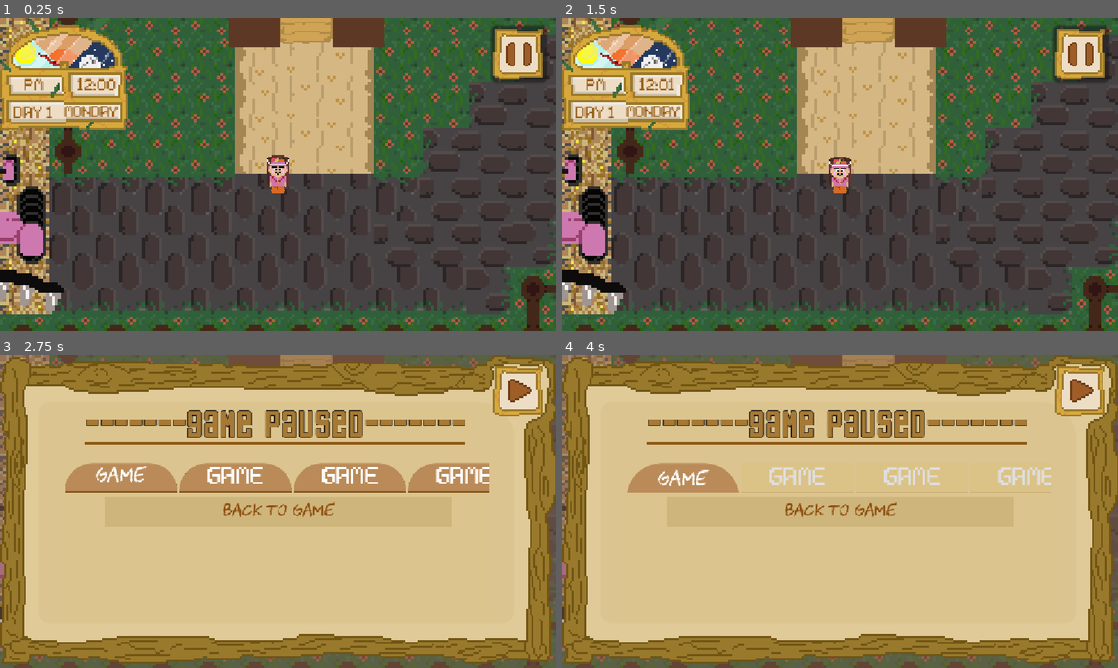
Above: before the commit, frames 1-4 (two rows, left to right).
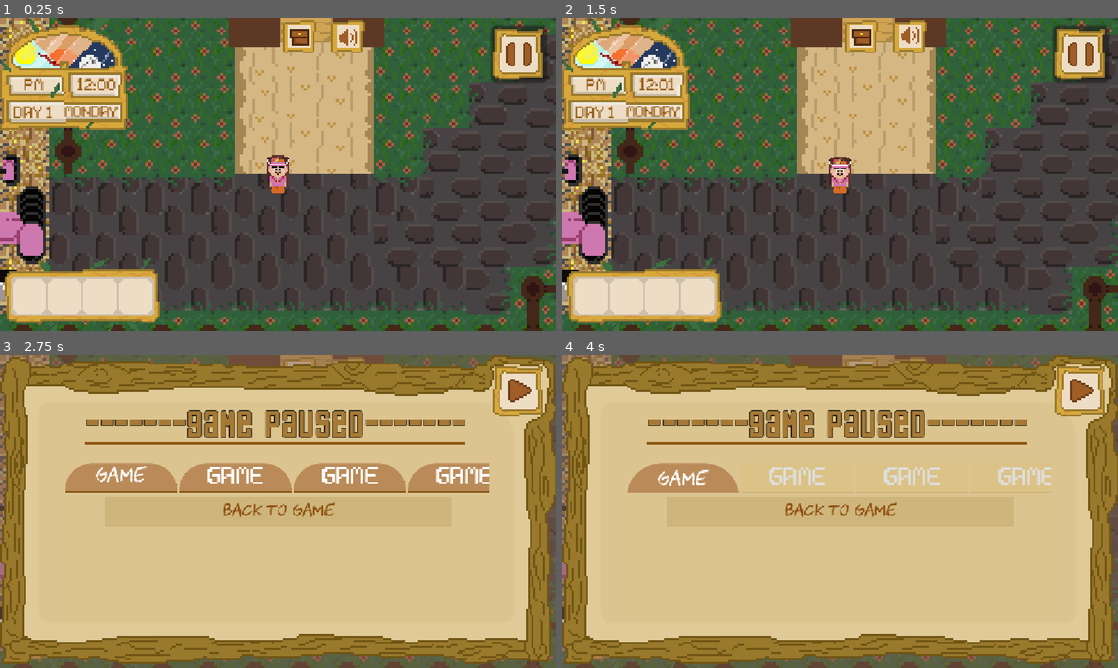
Above: after the commit, the same moments.

Repository: savageAryan/MOCONDO-FRUIT-BASH
Game: Godot game, scene res://scenes/world.tscn
Two runs of this game, one before a commit and one after it. Both use one fixed random seed, a clock stepped at 60 frames per second and the inputs below. The engine's default icon, where the game draws it, is replaced by a stand-in: a white triangle on a blue panel in a dark square.
Inputs (mouse positions are in pixels of both pictures, inside the frame that each line leads up to):
- Up to frame 1 (0.25 s): no input
- Up to frame 2 (1.5 s): click (862, 36) at 0.52 s; click (912, 36) at 1.27 s
- Up to frame 3 (2.75 s): click (517, 389) at 2 s
- Up to frame 4 (4 s): click "BACK TO GAME" at 2.75 s; click "GAME" at 3.5 s

The runs differ from the first frame. In frame 1, 5.8% of the frame differs, in the area x 0-66%, y 0-100%; in frame 2, 5.8%; in frame 3, 0.2%; in frame 4, 0.2%.

Commit message:
added assets and resources for inventory, added a array system for inventory items(following a yt tutorial)

Diff:
--- /dev/null
+++ b/inventory/inventory.gd
@@ -0,0 +1,3 @@
+extends Resource
+class_name  Inventory
+@export var items: Array [InventoryItem]
--- /dev/null
+++ b/inventory/inventory_item.gd
@@ -0,0 +1,4 @@
+extends Resource
+class_name InventoryItem
+@export var name: String = ""
+@export var texture: Texture2D
--- /dev/null
+++ b/inventory/item/apple.tres
@@ -0,0 +1,10 @@
+[gd_resource type="Resource" script_class="InventoryItem" format=3 uid="uid://biotghfn678ff"]
+
+[ext_resource type="Script" uid="uid://bm0nfyj7wmstx" path="res://inventory/inventory_item.gd" id="1_c4dfu"]
+[ext_resource type="Texture2D" uid="uid://834k53yj2kfk" path="res://assets/button.png" id="2_l35ix"]
+
+[resource]
+script = ExtResource("1_c4dfu")
+name = "Apple"
+texture = ExtResource("2_l35ix")
+metadata/_custom_type_script = "uid://bm0nfyj7wmstx"
--- /dev/null
+++ b/inventory/item/banana.tres
@@ -0,0 +1,10 @@
+[gd_resource type="Resource" script_class="InventoryItem" format=3 uid="uid://n31w85oglpoy"]
+
+[ext_resource type="Script" uid="uid://bm0nfyj7wmstx" path="res://inventory/inventory_item.gd" id="1_rco8t"]
+[ext_resource type="Texture2D" uid="uid://yxbuduk8c0g5" path="res://icon.svg" id="2_7h1ou"]
+
+[resource]
+script = ExtResource("1_rco8t")
+name = "banana"
+texture = ExtResource("2_7h1ou")
+metadata/_custom_type_script = "uid://bm0nfyj7wmstx"
--- /dev/null
+++ b/inventory/player_inventory.tres
@@ -0,0 +1,11 @@
+[gd_resource type="Resource" script_class="Inventory" format=3 uid="uid://byvrcjyrtta2p"]
+
+[ext_resource type="Script" uid="uid://bm0nfyj7wmstx" path="res://inventory/inventory_item.gd" id="1_f5sxi"]
+[ext_resource type="Resource" uid="uid://biotghfn678ff" path="res://inventory/item/apple.tres" id="2_668id"]
+[ext_resource type="Resource" uid="uid://n31w85oglpoy" path="res://inventory/item/banana.tres" id="3_0offv"]
+[ext_resource type="Script" uid="uid://der0u4ayurjwc" path="res://inventory/inventory.gd" id="4_ec8hw"]
+
+[resource]
+script = ExtResource("4_ec8hw")
+items = Array[ExtResource("1_f5sxi")]([ExtResource("2_668id"), ExtResource("3_0offv")])
+metadata/_custom_type_script = "uid://der0u4ayurjwc"
--- /dev/null
+++ b/scenes/invenrory.tscn
@@ -0,0 +1,76 @@
+[gd_scene format=3 uid="uid://dlx0ecx65mm64"]
+
+[ext_resource type="Script" uid="uid://xqqrahry8uoi" path="res://scripts/invenrory.gd" id="1_gjr0y"]
+[ext_resource type="Texture2D" uid="uid://dtg4oj80aaggd" path="res://assets/inventory.png" id="1_px0oa"]
+[ext_resource type="Texture2D" uid="uid://c12brtokrm2bg" path="res://assets/fruitholder ui.png" id="3_27hiw"]
+[ext_resource type="PackedScene" uid="uid://dh8dvwsrbygtf" path="res://scenes/slot.tscn" id="3_ovfi1"]
+
+[sub_resource type="Animation" id="Animation_oyyiu"]
+length = 0.001
+
+[sub_resource type="Animation" id="Animation_ovfi1"]
+resource_name = "new_animation"
+length = 0.435
+
+[sub_resource type="Animation" id="Animation_27hiw"]
+resource_name = "new_animation_2"
+length = 0.45
+
+[sub_resource type="AnimationLibrary" id="AnimationLibrary_27hiw"]
+_data = {
+&"RESET": SubResource("Animation_oyyiu"),
+&"new_animation": SubResource("Animation_ovfi1"),
+&"new_animation_2": SubResource("Animation_27hiw")
+}
+
+[node name="invenrory" type="Control" unique_id=1545268138]
+process_mode = 3
+layout_mode = 3
+anchors_preset = 15
+anchor_right = 1.0
+anchor_bottom = 1.0
+grow_horizontal = 2
+grow_vertical = 2
+mouse_filter = 2
+script = ExtResource("1_gjr0y")
+
+[node name="TextureRect" type="TextureRect" parent="." unique_id=1692891955]
+layout_mode = 1
+anchors_preset = 8
+anchor_left = 0.5
+anchor_top = 0.5
+anchor_right = 0.5
+anchor_bottom = 0.5
+offset_left = -482.0
+offset_top = -253.0
+offset_right = 345.6786
+offset_bottom = 197.0
+grow_horizontal = 2
+grow_vertical = 2
+texture = ExtResource("1_px0oa")
+
+[node name="GridContainer" type="GridContainer" parent="TextureRect" unique_id=1277699510]
+layout_mode = 0
+offset_left = 72.0
+offset_top = 56.0
+offset_right = 505.0
+offset_bottom = 403.0
+theme_override_constants/h_separation = 11
+theme_override_constants/v_separation = 12
+columns = 5
+
+[node name="slot" parent="TextureRect/GridContainer" unique_id=1833126777 instance=ExtResource("3_ovfi1")]
+layout_mode = 2
+
+[node name="AnimationPlayer" type="AnimationPlayer" parent="." unique_id=1867007860]
+libraries/ = SubResource("AnimationLibrary_27hiw")
+
+[node name="hotbar" type="TextureRect" parent="." unique_id=1259292278]
+layout_mode = 0
+offset_left = 331.0
+offset_top = 496.0
+offset_right = 372.0
+offset_bottom = 576.0
+rotation = 1.5707964
+scale = Vector2(4, 4)
+texture = ExtResource("3_27hiw")
--- a/scenes/player.tscn
+++ b/scenes/player.tscn
@@ -1,6 +1,7 @@
 [gd_scene format=3 uid="uid://bkxxnoykda6k"]
 
 [ext_resource type="Script" uid="uid://bamhwjydcdehq" path="res://scripts/player.gd" id="1_g2els"]
+[ext_resource type="Resource" uid="uid://byvrcjyrtta2p" path="res://inventory/player_inventory.tres" id="2_d2wvv"]
 [ext_resource type="Texture2D" uid="uid://d1ye02im0fcbr" path="res://assets/player sprites/idel.png" id="2_g2els"]
 [ext_resource type="Texture2D" uid="uid://xj5g4nmj0exu" path="res://assets/player sprites/empty idl.png" id="2_qhqgy"]
 [ext_resource type="Texture2D" uid="uid://ceebbxoi3l1u1" path="res://assets/player sprites/idel side n back.png" id="2_smehm"]
@@ -382,6 +383,7 @@
 
 [node name="player" type="CharacterBody2D" unique_id=756428043]
 script = ExtResource("1_g2els")
+inventory = ExtResource("2_d2wvv")
 
 [node name="CollisionShape2D" type="CollisionShape2D" parent="." unique_id=1852352655]
 shape = SubResource("CircleShape2D_dqkch")
--- /dev/null
+++ b/scenes/slot.tscn
@@ -0,0 +1,20 @@
+[gd_scene format=3 uid="uid://dh8dvwsrbygtf"]
+
+[ext_resource type="Script" uid="uid://w0dutah6ambo" path="res://scripts/slot.gd" id="1_4v6ba"]
+
+[node name="slot" type="Panel" unique_id=1833126777]
+custom_minimum_size = Vector2(77.25, 76.7)
+script = ExtResource("1_4v6ba")
+
+[node name="background" type="Sprite2D" parent="." unique_id=260248733]
+
+[node name="CenterContainer" type="CenterContainer" parent="." unique_id=1260458337]
+custom_minimum_size = Vector2(76, 77)
+layout_mode = 0
+offset_right = 77.0
+offset_bottom = 77.0
+
+[node name="Panel" type="Panel" parent="CenterContainer" unique_id=11045892]
+layout_mode = 2
+
+[node name="items" type="Sprite2D" parent="CenterContainer/Panel" unique_id=1682156402]
--- a/scenes/ui.tscn
+++ b/scenes/ui.tscn
@@ -1,158 +1,16 @@
 [gd_scene format=3 uid="uid://by3gybddd6b25"]
 
 [ext_resource type="Script" uid="uid://cdtjat2xcrlp1" path="res://scripts/ui.gd" id="1_wm3ai"]
-[ext_resource type="Texture2D" uid="uid://c12brtokrm2bg" path="res://assets/fruitholder ui.png" id="2_8dubc"]
-[ext_resource type="Texture2D" uid="uid://6qc0mm2o75cl" path="res://assets/mangoo.png" id="3_p7vwb"]
 [ext_resource type="Texture2D" uid="uid://c286fqrri7kko" path="res://assets/time ui display.png" id="5_cgfq5"]
 [ext_resource type="Texture2D" uid="uid://dqk0g2diw3ep3" path="res://assets/timearrow.png" id="6_p7vwb"]
 [ext_resource type="FontFile" uid="uid://1wp8whuqfa5o" path="res://assets/LowresPixel-Regular.otf" id="7_ktti3"]
 [ext_resource type="Texture2D" uid="uid://gpkpbg755wjp" path="res://assets/pause button1.png" id="8_cgfq5"]
 [ext_resource type="PackedScene" uid="uid://ctkav8msxb7p2" path="res://scenes/pausemenu.tscn" id="9_cgfq5"]
 [ext_resource type="Texture2D" uid="uid://bskppeou8fsm0" path="res://assets/pause button3.png" id="9_vdcm2"]
-
-[sub_resource type="AtlasTexture" id="AtlasTexture_hhpqf"]
-atlas = ExtResource("3_p7vwb")
-region = Rect2(0, 64, 16, 32)
-
-[sub_resource type="AtlasTexture" id="AtlasTexture_g5jhy"]
-atlas = ExtResource("3_p7vwb")
-region = Rect2(144, 64, 16, 32)
-
-[sub_resource type="AtlasTexture" id="AtlasTexture_holxr"]
-atlas = ExtResource("3_p7vwb")
-region = Rect2(288, 64, 16, 32)
-
-[sub_resource type="AtlasTexture" id="AtlasTexture_mx1m4"]
-atlas = ExtResource("3_p7vwb")
-region = Rect2(432, 64, 16, 32)
-
-[sub_resource type="SpriteFrames" id="SpriteFrames_4gjji"]
-animations = [{
-"frames": [{
-"duration": 1.0,
-"texture": SubResource("AtlasTexture_hhpqf")
-}, {
-"duration": 1.0,
-"texture": SubResource("AtlasTexture_g5jhy")
-}, {
-"duration": 1.0,
-"texture": SubResource("AtlasTexture_holxr")
-}, {
-"duration": 1.0,
-"texture": SubResource("AtlasTexture_mx1m4")
-}],
-"loop": true,
-"name": &"default",
-"speed": 5.0
-}]
-
-[sub_resource type="AtlasTexture" id="AtlasTexture_u2ulf"]
-atlas = ExtResource("3_p7vwb")
-region = Rect2(16, 64, 16, 32)
-
-[sub_resource type="AtlasTexture" id="AtlasTexture_6e8lb"]
-atlas = ExtResource("3_p7vwb")
-region = Rect2(160, 64, 16, 32)
-
-[sub_resource type="AtlasTexture" id="AtlasTexture_2gdjj"]
-atlas = ExtResource("3_p7vwb")
-region = Rect2(304, 64, 16, 32)
-
-[sub_resource type="AtlasTexture" id="AtlasTexture_sc3ue"]
-atlas = ExtResource("3_p7vwb")
-region = Rect2(448, 64, 16, 32)
-
-[sub_resource type="SpriteFrames" id="SpriteFrames_lxlsd"]
-animations = [{
-"frames": [{
-"duration": 1.0,
-"texture": SubResource("AtlasTexture_u2ulf")
-}, {
-"duration": 1.0,
-"texture": SubResource("AtlasTexture_6e8lb")
-}, {
-"duration": 1.0,
-"texture": SubResource("AtlasTexture_2gdjj")
-}, {
-"duration": 1.0,
-"texture": SubResource("AtlasTexture_sc3ue")
-}],
-"loop": true,
-"name": &"default",
-"speed": 5.0
-}]
-
-[sub_resource type="AtlasTexture" id="AtlasTexture_ha2mi"]
-atlas = ExtResource("3_p7vwb")
-region = Rect2(32, 64, 16, 32)
-
-[sub_resource type="AtlasTexture" id="AtlasTexture_apa73"]
-atlas = ExtResource("3_p7vwb")
-region = Rect2(176, 64, 16, 32)
-
-[sub_resource type="AtlasTexture" id="AtlasTexture_74r1k"]
-atlas = ExtResource("3_p7vwb")
-region = Rect2(320, 64, 16, 32)
-
-[sub_resource type="AtlasTexture" id="AtlasTexture_8svfe"]
-atlas = ExtResource("3_p7vwb")
-region = Rect2(464, 64, 16, 32)
-
-[sub_resource type="SpriteFrames" id="SpriteFrames_2a3c5"]
-animations = [{
-"frames": [{
-"duration": 1.0,
-"texture": SubResource("AtlasTexture_ha2mi")
-}, {
-"duration": 1.0,
-"texture": SubResource("AtlasTexture_apa73")
-}, {
-"duration": 1.0,
-"texture": SubResource("AtlasTexture_74r1k")
-}, {
-"duration": 1.0,
-"texture": SubResource("AtlasTexture_8svfe")
-}],
-"loop": true,
-"name": &"default",
-"speed": 5.0
-}]
-
-[sub_resource type="AtlasTexture" id="AtlasTexture_42b1b"]
-atlas = ExtResource("3_p7vwb")
-region = Rect2(48, 64, 16, 32)
-
-[sub_resource type="AtlasTexture" id="AtlasTexture_h7ic4"]
-atlas = ExtResource("3_p7vwb")
-region = Rect2(192, 64, 16, 32)
-
-[sub_resource type="AtlasTexture" id="AtlasTexture_au7lq"]
-atlas = ExtResource("3_p7vwb")
-region = Rect2(336, 64, 16, 32)
-
-[sub_resource type="AtlasTexture" id="AtlasTexture_nubpm"]
-atlas = ExtResource("3_p7vwb")
-region = Rect2(480, 64, 16, 32)
-
-[sub_resource type="SpriteFrames" id="SpriteFrames_ua5cf"]
-animations = [{
-"frames": [{
-"duration": 1.0,
-"texture": SubResource("AtlasTexture_42b1b")
-}, {
-"duration": 1.0,
-"texture": SubResource("AtlasTexture_h7ic4")
-}, {
-"duration": 1.0,
-"texture": SubResource("AtlasTexture_au7lq")
-}, {
-"duration": 1.0,
-"texture": SubResource("AtlasTexture_nubpm")
-}],
-"loop": true,
-"name": &"default",
-"speed": 5.0
-}]
+[ext_resource type="Texture2D" uid="uid://6rftbj4lnd44" path="res://assets/inventoryicon.png" id="10_vsj0x"]
+[ext_resource type="Texture2D" uid="uid://dsvaur8vktfu2" path="res://assets/audioicon1.png" id="11_qsv74"]
+[ext_resource type="Texture2D" uid="uid://buoxojah1bm5i" path="res://assets/audioicon3.png" id="12_h1mc3"]
+[ext_resource type="Texture2D" uid="uid://bvyvnnkkmeb4f" path="res://assets/audioicon2.png" id="13_cof4p"]
 
 [sub_resource type="AtlasTexture" id="AtlasTexture_cgfq5"]
 atlas = ExtResource("6_p7vwb")
@@ -244,97 +102,6 @@
 grow_vertical = 2
 scale = Vector2(3.855, 3.855)
 script = ExtResource("1_wm3ai")
-
-[node name="inventory" type="Sprite2D" parent="." unique_id=95776935]
-visible = false
-modulate = Color(1, 1, 1, 0.9875411)
-position = Vector2(192.2179, 72.37354)
-scale = Vector2(0.90208286, 0.90208286)
-texture = ExtResource("2_8dubc")
-
-[node name="AnimatedSprite2D" type="AnimatedSprite2D" parent="inventory" unique_id=484526117]
-position = Vector2(-11.294115, -37.647064)
-scale = Vector2(1.0541178, 1.0541178)
-sprite_frames = SubResource("SpriteFrames_4gjji")
-autoplay = "default"
-frame_progress = 0.96209025
-
-[node name="mangolabel" type="Label" parent="inventory/AnimatedSprite2D" unique_id=636388916]
-offset_left = -3.5714278
-offset_top = 7.142862
-offset_right = 9.428572
-offset_bottom = 41.14286
-scale = Vector2(0.5, 0.5)
-theme_override_colors/font_color = Color(0, 0, 0, 1)
-theme_override_colors/font_outline_color = Color(0, 0, 0, 1)
-theme_override_constants/outline_size = 1
-theme_override_fonts/font = ExtResource("7_ktti3")
-theme_override_font_sizes/font_size = 18
-text = "0"
-metadata/_edit_use_anchors_ = true
-
-[node name="AnimatedSprite2D2" type="AnimatedSprite2D" parent="inventory" unique_id=1030041997]
-position = Vector2(-12.549017, -18.82353)
-scale = Vector2(1.0541178, 1.0541178)
-sprite_frames = SubResource("SpriteFrames_lxlsd")
-autoplay = "default"
-frame_progress = 0.5851802
-
-[node name="applelabel" type="Label" parent="inventory/AnimatedSprite2D2" unique_id=1294495080]
-offset_left = -2.3809524
-offset_top = 7.1428566
-offset_right = 10.619047
-offset_bottom = 41.142857
-scale = Vector2(0.5, 0.5)
-theme_override_colors/font_color = Color(0, 0, 0, 1)
-theme_override_colors/font_outline_color = Color(0, 0, 0, 1)
-theme_override_constants/outline_size = 1
-theme_override_fonts/font = ExtResource("7_ktti3")
-theme_override_font_sizes/font_size = 18
-text = "0"
-metadata/_edit_use_anchors_ = true
-
-[node name="AnimatedSprite2D3" type="AnimatedSprite2D" parent="inventory" unique_id=473310832]
-position = Vector2(-12.549017, 2.6226044e-06)
-scale = Vector2(1.0541178, 1.0541178)
-sprite_frames = SubResource("SpriteFrames_2a3c5")
-autoplay = "default"
-frame_progress = 0.29692137
-
-[node name="strawberrylabel" type="Label" parent="inventory/AnimatedSprite2D3" unique_id=2003613224]
-offset_left = -2.380952
-offset_top = 5.95238
-offset_right = 10.619048
-offset_bottom = 39.95238
-scale = Vector2(0.5, 0.5)
-theme_override_colors/font_color = Color(0, 0, 0, 1)
-theme_override_colors/font_outline_color = Color(0, 0, 0, 1)
-theme_override_constants/outline_size = 1
-theme_override_fonts/font = ExtResource("7_ktti3")
-theme_override_font_sizes/font_size = 18
-text = "0"
-metadata/_edit_use_anchors_ = true
-
-[node name="AnimatedSprite2D4" type="AnimatedSprite2D" parent="inventory" unique_id=1003206746]
-position = Vector2(-12.900398, 18.923922)
-scale = Vector2(1.0541178, 1.0541178)
-sprite_frames = SubResource("SpriteFrames_ua5cf")
-autoplay = "default"
-frame_progress = 0.32964385
-
-[node name="bananalabel" type="Label" parent="inventory/AnimatedSprite2D4" unique_id=27303932]
-offset_left = -2.0476117
-offset_top = 5.8571453
-offset_right = 10.952389
-offset_bottom = 39.857147
-scale = Vector2(0.5, 0.5)
-theme_override_colors/font_color = Color(0, 0, 0, 1)
-theme_override_colors/font_outline_color = Color(0, 0, 0, 1)
-theme_override_constants/outline_size = 1
-theme_override_fonts/font = ExtResource("7_ktti3")
-theme_override_font_sizes/font_size = 18
-text = "0"
-metadata/_edit_use_anchors_ = true
 
 [node name="TimeUiDisplay" type="Sprite2D" parent="." unique_id=241765689]
 z_index = 5
@@ -428,4 +195,21 @@
 [node name="AnimationPlayer" type="AnimationPlayer" parent="." unique_id=1628164519]
 libraries/ = SubResource("AnimationLibrary_7dvkv")
 
+[node name="TextureButton" type="TextureButton" parent="." unique_id=1195730937]
+layout_mode = 1
+offset_left = 151.49156
+offset_right = 171.49156
+offset_bottom = 20.0
+texture_normal = ExtResource("10_vsj0x")
+
+[node name="TextureButton2" type="TextureButton" parent="." unique_id=612549394]
+layout_mode = 1
+offset_left = 177.1725
+offset_right = 197.1725
+offset_bottom = 20.0
+texture_normal = ExtResource("11_qsv74")
+texture_pressed = ExtResource("12_h1mc3")
+texture_hover = ExtResource("13_cof4p")
+
 [connection signal="pressed" from="pausebutton" to="." method="_on_pausebutton_pressed"]
+[connection signal="pressed" from="TextureButton" to="." method="_on_texture_button_pressed"]
--- a/scenes/world.tscn
+++ b/scenes/world.tscn
@@ -4,10 +4,12 @@
 [ext_resource type="PackedScene" uid="uid://bkxxnoykda6k" path="res://scenes/player.tscn" id="1_nnsk1"]
 [ext_resource type="Texture2D" uid="uid://d01o40rgtjc71" path="res://assets/land.png" id="1_rwgxs"]
 [ext_resource type="PackedScene" uid="uid://cjxsrfrcy4nbo" path="res://scenes/workshop.tscn" id="2_7t5mc"]
+[ext_resource type="Script" uid="uid://bs7sevies8s4f" path="res://scripts/canvas_layer.gd" id="2_pm21f"]
 [ext_resource type="Texture2D" uid="uid://t1esl6680muq" path="res://assets/lan1d.png" id="3_71j4m"]
 [ext_resource type="Texture2D" uid="uid://dqc0yki0jt0n6" path="res://assets/lan10d.png" id="4_4mrxx"]
 [ext_resource type="Texture2D" uid="uid://cpuiqt7e7qypk" path="res://assets/house.png" id="4_7r4gi"]
 [ext_resource type="Texture2D" uid="uid://c4i8urefrfc3c" path="res://assets/tractor.png" id="4_k0juu"]
+[ext_resource type="PackedScene" uid="uid://dlx0ecx65mm64" path="res://scenes/invenrory.tscn" id="4_lakw3"]
 [ext_resource type="Script" uid="uid://dm4nugvffg7ug" path="res://scripts/tractorarea.gd" id="5_qfnet"]
 [ext_resource type="FontFile" uid="uid://bbbwahii6uqin" path="res://assets/vladimir.ttf" id="6_i7141"]
 [ext_resource type="PackedScene" uid="uid://by3gybddd6b25" path="res://scenes/ui.tscn" id="7_o8fc1"]
@@ -192,6 +194,8 @@
 script = ExtResource("1_e3hyu")
 
 [node name="CanvasLayer" type="CanvasLayer" parent="." unique_id=93717343]
+process_mode = 3
+script = ExtResource("2_pm21f")
 
 [node name="workshop" parent="CanvasLayer" unique_id=1920764852 instance=ExtResource("2_7t5mc")]
 
@@ -201,6 +205,9 @@
 anchor_bottom = 0.0
 grow_horizontal = 1
 grow_vertical = 1
+
+[node name="invenrory" parent="CanvasLayer" unique_id=1545268138 instance=ExtResource("4_lakw3")]
+process_mode = 2
 
 [node name="TileMapLayer" type="TileMapLayer" parent="." unique_id=1263943274]
 position = Vector2(1, 0)
@@ -443,6 +450,8 @@
 scale = Vector2(0.51171875, 0.5117188)
 shape = SubResource("RectangleShape2D_dss4m")
 
+[connection signal="closed" from="CanvasLayer/invenrory" to="CanvasLayer" method="_on_invenrory_closed"]
+[connection signal="opened" from="CanvasLayer/invenrory" to="CanvasLayer" method="_on_invenrory_opened"]
 [connection signal="body_entered" from="tractorarea" to="tractorarea" method="_on_body_entered"]
 [connection signal="body_exited" from="tractorarea" to="tractorarea" method="_on_body_exited"]
 [connection signal="pressed" from="tractorarea/Button" to="tractorarea" method="_on_button_pressed"]
--- /dev/null
+++ b/scripts/canvas_layer.gd
@@ -0,0 +1,29 @@
+extends CanvasLayer
+@onready var invenrory: Control = $invenrory
+@onready var ui: Control = $ui
+
+func _input(event: InputEvent) -> void:
+	if Input.is_action_just_pressed("Inventory"):
+		if invenrory.isopen:
+			ui.visible = true
+			invenrory.close()
+		else:
+			invenrory.open()
+			ui.visible = false
+
+
+func _on_invenrory_closed() -> void:
+	get_tree().paused = false
+
+
+func _on_invenrory_opened() -> void:
+	get_tree().paused = true
+
+# Called when the node enters the scene tree for the first time.
+func _ready() -> void:
+	pass # Replace with function body.
+
+
+# Called every frame. 'delta' is the elapsed time since the previous frame.
+func _process(delta: float) -> void:
+	pass
--- /dev/null
+++ b/scripts/invenrory.gd
@@ -0,0 +1,32 @@
+extends Control
+var isopen: bool = false
+signal opened
+signal closed
+@onready var texture_rect: TextureRect = $TextureRect
+@onready var hotbar: TextureRect = $hotbar
+@onready var inventory: Inventory = preload("res://inventory/player_inventory.tres")
+@onready var animation_player: AnimationPlayer = $AnimationPlayer
+@onready var slots: Array = $TextureRect/GridContainer.get_children()
+
+func update():
+	for i in range(min(inventory.items.size(), slots.size())):
+		slots[i].update(inventory.items[i])
+func open():
+	texture_rect.visible = true
+	opened.emit()
+	isopen = true
+
+func close():
+	texture_rect.visible = false
+	closed.emit()
+
+
+	isopen = false
+# Called when the node enters the scene tree for the first time.
+func _ready() -> void:
+	texture_rect.visible = false
+	update()
+
+# Called every frame. 'delta' is the elapsed time since the previous frame.
+func _process(delta: float) -> void:
+	pass
--- a/scripts/player.gd
+++ b/scripts/player.gd
@@ -4,7 +4,7 @@
 const speed = 50
 #@onready var animated_sprite_2d: AnimatedSprite2D = $AnimatedSprite2D
 @onready var animated_sprite_2d: AnimatedSprite2D = $AnimatedSprite2D
-
+@export var inventory: Inventory
 func _ready() -> void:
 
 	if fruits <= 0 :
--- /dev/null
+++ b/scripts/slot.gd
@@ -0,0 +1,22 @@
+extends Panel
+@onready var backgroundsprite: Sprite2D = $background
+@onready var itemssprite: Sprite2D = $CenterContainer/Panel/items
+
+
+func update(item: InventoryItem):
+	if not item:
+		backgroundsprite.frame = 0
+		itemssprite.visible = false
+	else:
+		backgroundsprite.frame = 1
+		itemssprite.visible = true
+		itemssprite.texture = item.texture
+
+# Called when the node enters the scene tree for the first time.
+func _ready() -> void:
+	pass # Replace with function body.
+
+
+# Called every frame. 'delta' is the elapsed time since the previous frame.
+func _process(delta: float) -> void:
+	pass
--- a/scripts/ui.gd
+++ b/scripts/ui.gd
@@ -1,16 +1,18 @@
 extends Control
 @onready var ampmlabel: Label = $TimeUiDisplay/ampmlabel
-@onready var mangolabel: Label = $inventory/AnimatedSprite2D/mangolabel
-@onready var applelabel: Label = $inventory/AnimatedSprite2D2/applelabel
-@onready var strawberrylabel: Label = $inventory/AnimatedSprite2D3/strawberrylabel
-@onready var bananalabel: Label = $inventory/AnimatedSprite2D4/bananalabel
+@onready var hotbar: Sprite2D = $hotbar
 
+@onready var mangolabel: Label = $hotbar/AnimatedSprite2D/mangolabel
+@onready var applelabel: Label = $hotbar/AnimatedSprite2D2/applelabel
+@onready var strawberrylabel: Label = $hotbar/AnimatedSprite2D3/strawberrylabel
+@onready var bananalabel: Label = $hotbar/AnimatedSprite2D4/bananalabel
 
 
 @onready var daylabel: Label = $TimeUiDisplay/daylabel
 @onready var timelabel: Label = $TimeUiDisplay/timelabel
 @onready var weekdaylabel_2: Label = $TimeUiDisplay/weekdaylabel2
-@onready var inventory: Sprite2D = $inventory
+
+
 var Inventory = "closed"
 
 var suffix = "none"
@@ -26,7 +28,7 @@
 
 # Called when the node enters the scene tree for the first time.
 func _ready() -> void:
-	inventory.visible = false
+	pass
 
 @onready var arrow: AnimatedSprite2D = $TimeUiDisplay/arrow
 @onready var pausebutton: TextureButton = $pausebutton
@@ -45,17 +47,7 @@
 		time_ui_display.visible = not paused
 
 		get_tree().paused = paused
-	mangolabel.text = str(GameManager.mango)
-	applelabel.text = str(GameManager.apple)
-	strawberrylabel.text = str(GameManager.strawberry)
-	bananalabel.text = str(GameManager.banana)
-	if Input.is_action_just_pressed("Inventory") and Inventory == "closed":
-		inventory.visible = true
-		Inventory = "open"
-	else:
-		if Input.is_action_just_pressed("Inventory") and Inventory == "open":
-			inventory.visible = false
-			Inventory = "closed"
+
 
 
 
--- a/scripts/world.gd
+++ b/scripts/world.gd
@@ -71,6 +71,7 @@
 		ui.visible = true
 		button_3.visible = false
 		workshop.visible = false
+@onready var invenrory: Control = $CanvasLayer/invenrory
 
 @onready var button_3: Button = $StaticBody2D3/Button3
 var workshop_opened = false
Binary file added: assets/audioicon1.png
Not shown, added: assets/audioicon1.png.import
Binary file added: assets/audioicon2.png
Not shown, added: assets/audioicon2.png.import
Binary file added: assets/audioicon3.png
Not shown, added: assets/audioicon3.png.import
Binary file added: assets/fruitholder ui-sheet.png
Not shown, added: assets/fruitholder ui-sheet.png.import
Binary file changed: assets/fruitholder ui.png
Binary file added: assets/inventory.png
Not shown, added: assets/inventory.png.import
Binary file added: assets/inventoryicon.png
(and 6 more such lines)
